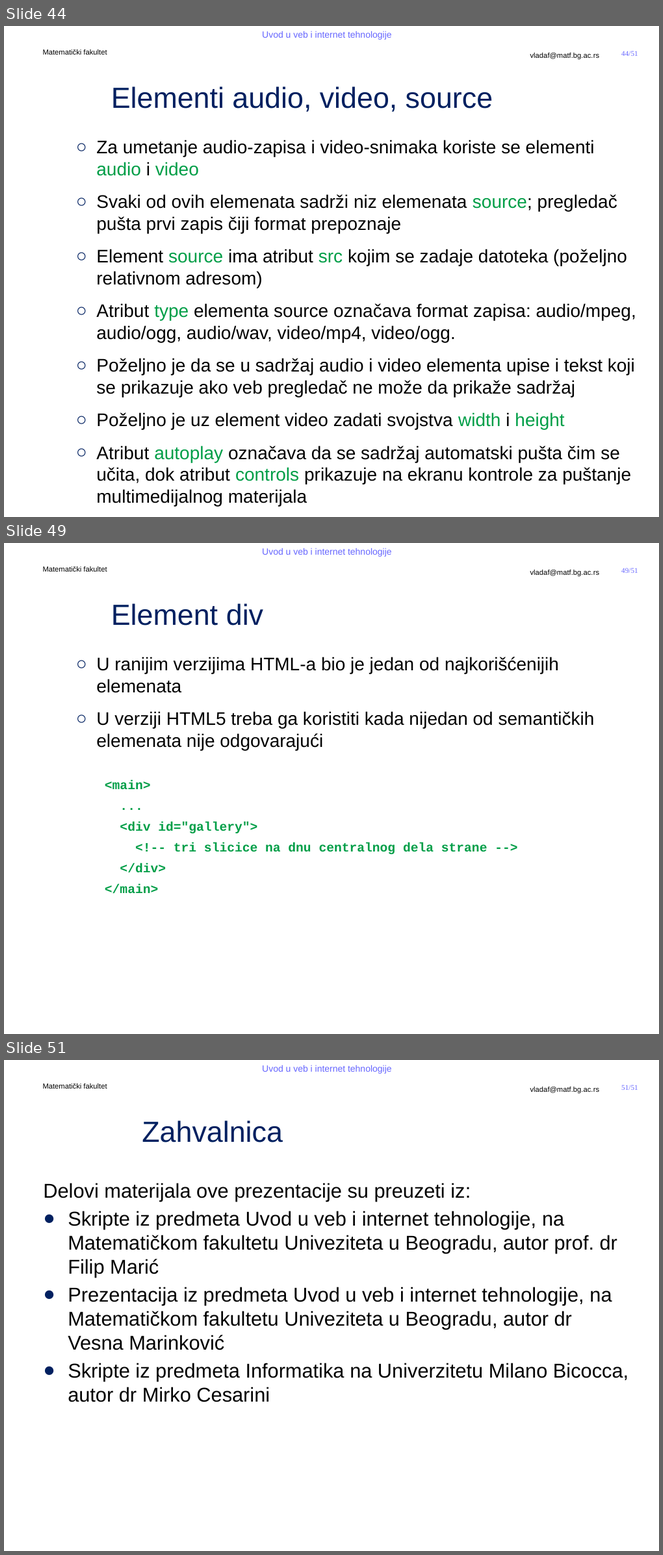
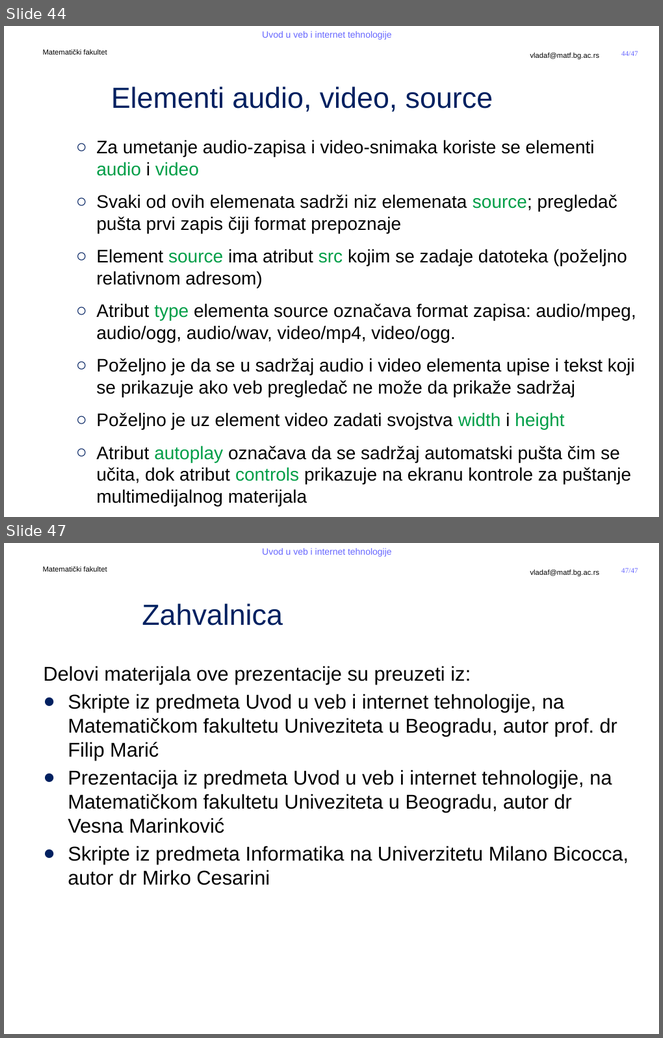
Before and after one commit to MatfUVIT/info, a slide deck: predavanja/prezentacije/UVIT03-01-HTML 5.pptx. Shown one above the other, each under a label of ours: slides 44, 49 and 51 before the commit, slides 44 and 47 after it; the slides between them are not shown. The pictures are 663x1555 and 663x1038 pixels, drawn with LibreOffice and Linux fonts; fonts in the diff are those of the drawing; background and template pictures are left out. Boxes give left, top, right and bottom in pixels: in the first picture for what was removed or moved away, otherwise in the second. Text is boxed around its words. In the diff, an @@ line names an element or a change of style, - is before the commit and + after.

```diff
--- a/predavanja/prezentacije/UVIT03-01-HTML 5.pptx
+++ b/predavanja/prezentacije/UVIT03-01-HTML 5.pptx
@@ slide 49 removed at (x1=4, y1=543, x2=659, y2=1034), background #FFFFFF; not listed: 5 template elements that a slide beside it also shows @@
@@ title removed at (x1=111, y1=603, x2=263, y2=626) @@
-Element div
@@ text removed at (x1=96, y1=657, x2=595, y2=894) @@
-  ○ U ranijim verzijima HTML-a bio je jedan od najkorišćenijih elemenata
-  ○ U verziji HTML5 treba ga koristiti kada nijedan od semantičkih elemenata nije odgovarajući
-    <main>
-    ...
-    <div id="gallery">
-    <!-- tri slicice na dnu centralnog dela strane -->
-    </div>
-    </main>
@@ page number at (x1=622, y1=51, x2=638, y2=56): text changed @@
-44/51
+44/47
@@ what was slide 51 is now slide 47 @@
@@ page number at (x1=622, y1=568, x2=638, y2=573): text changed @@
-51/51
+47/47
```
Also in this commit, not shown: 1 slide changed, 3 other slides removed, 9 other files.
